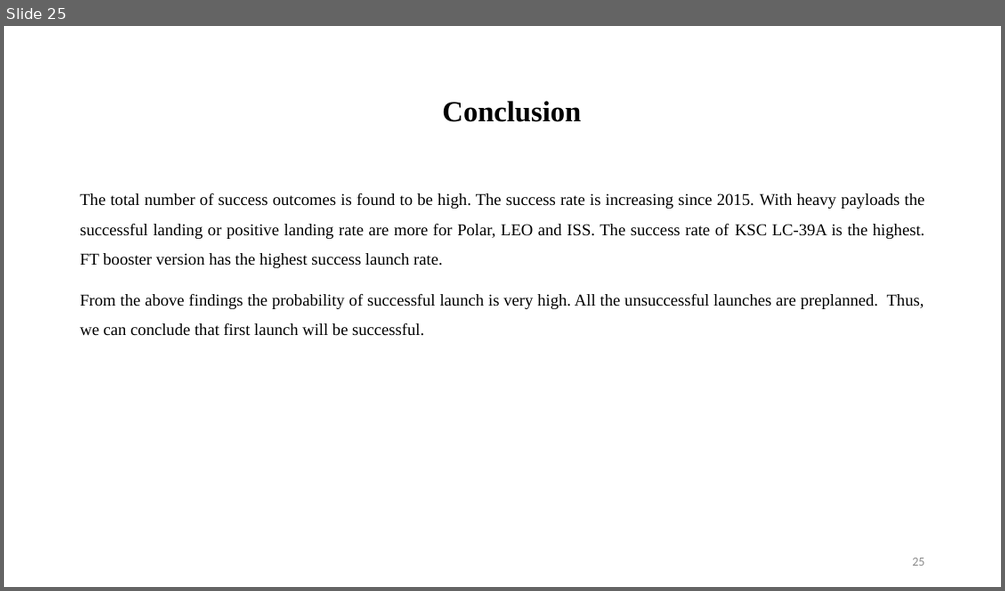
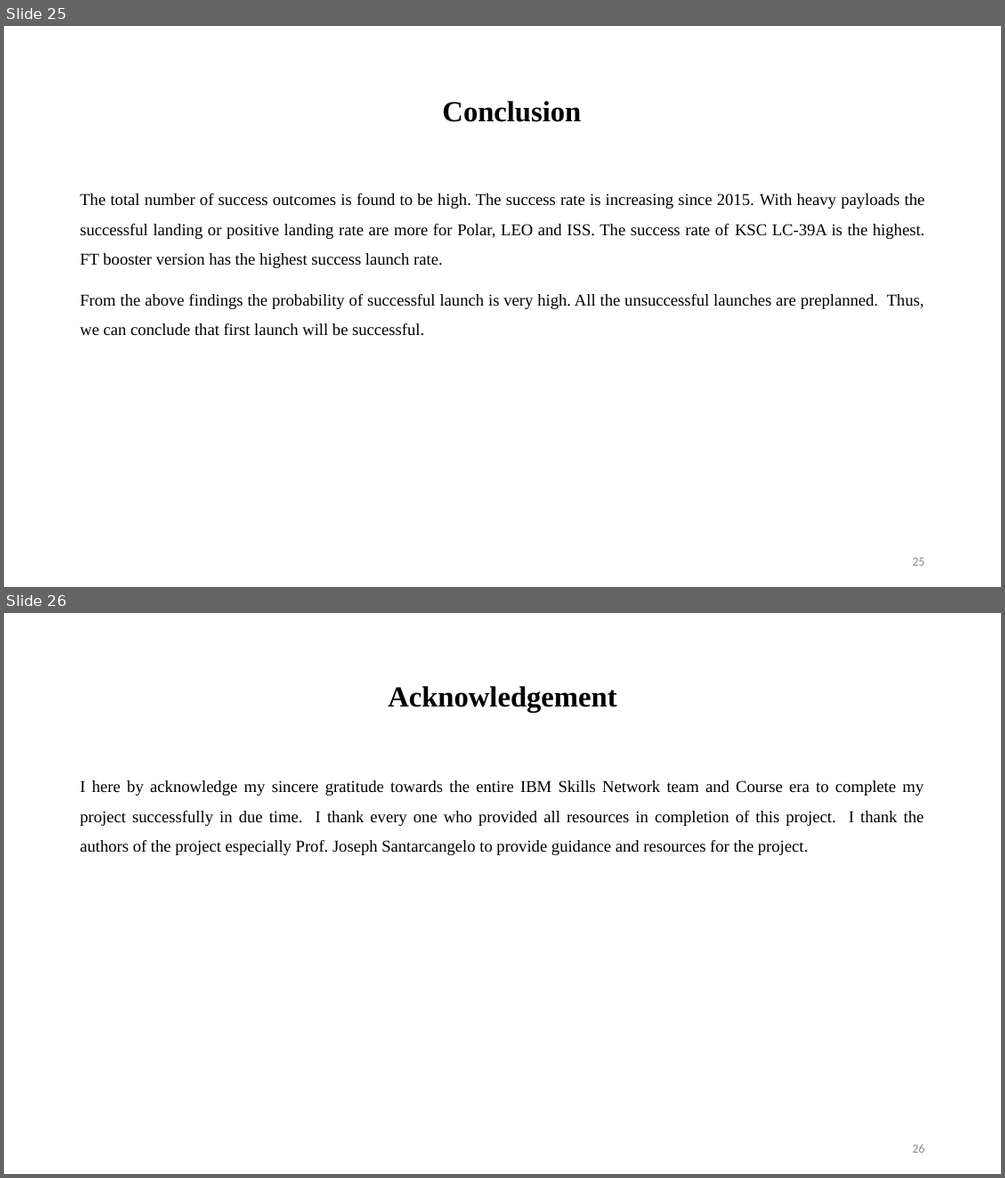
Before and after one commit to repo-spec/Applied-Data-Science-CapStone, a slide deck: Applied Data Science Capstone Project.pptx. Shown one above the other, each under a label of ours: slide 25 before the commit, slides 25 and 26 after it. The pictures are 1005x591 and 1005x1178 pixels, drawn with LibreOffice and Linux fonts; fonts in the diff are those of the drawing. Boxes give left, top, right and bottom in pixels: in the first picture for what was removed or moved away, otherwise in the second. Text is boxed around its words. In the diff, an @@ line names an element or a change of style, - is before the commit and + after.

```diff
--- a/Applied Data Science Capstone Project.pptx
+++ b/Applied Data Science Capstone Project.pptx
@@ slide 26 added at (4,613,1001,1174), background #FFFFFF @@
@@ title added at (388,686,616,712), 28 pt, text #000000, bold @@
+Acknowledgement
@@ text added at (80,780,924,855), 16 pt, text #000000 @@
+I here by acknowledge my sincere gratitude towards the entire IBM Skills Network team and Course era to complete my project successfully in due time. I thank every one who provided all resources in completion of this project. I thank the authors of the project especially Prof. Joseph Santarcangelo to provide guidance and resources for the project.
@@ page number added at (912,1144,924,1152), 12 pt, text #8C8C8C @@
+26
```
Also in this commit, not shown: 1 other slide added.
